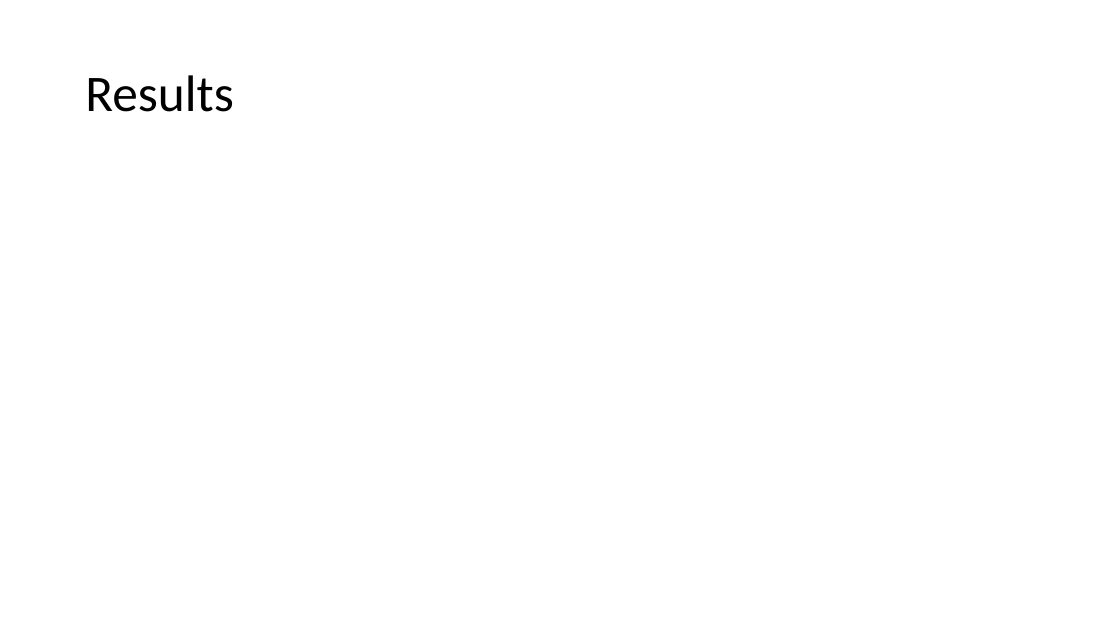
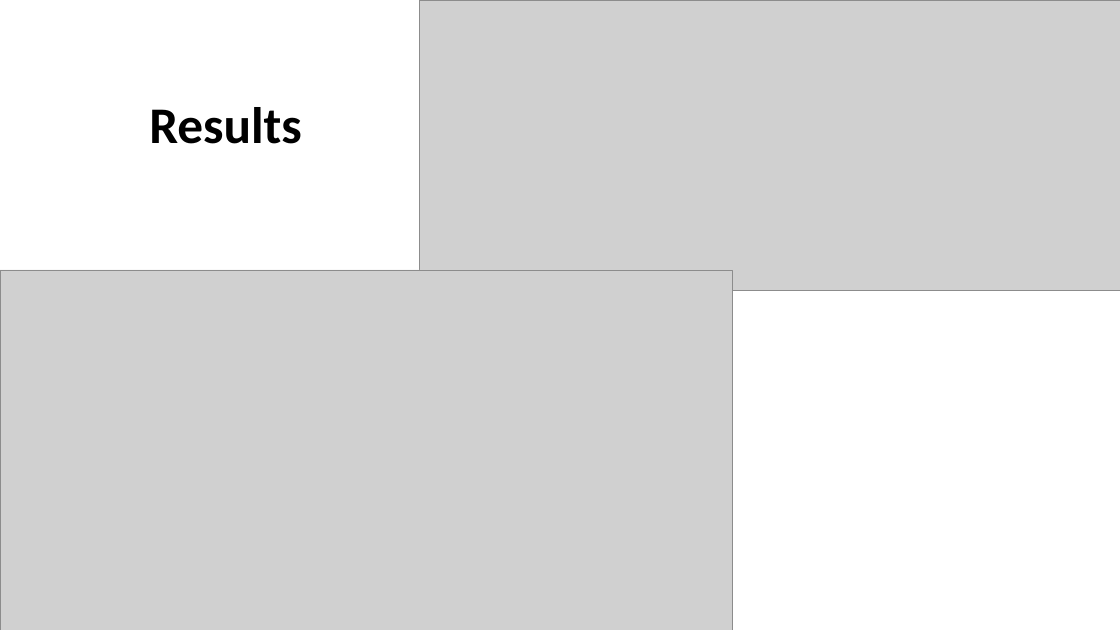
Before and after one commit to evelkey/vahun, a slide deck: slide 6 of Documentation/Autoencoderes kísérletek magyar nyelven.pptx. Drawn at 1120x630 pixels with LibreOffice and Linux fonts; fonts in the diff are those of the drawing; grey boxes stand for pictures. Boxes give left, top, right and bottom in pixels: in the first picture for what was removed or moved away, otherwise in the second. Text is boxed around its words. In the diff, an @@ line names an element or a change of style, - is before the commit and + after.

```diff
--- a/Documentation/Autoencoderes kísérletek magyar nyelven.pptx
+++ b/Documentation/Autoencoderes kísérletek magyar nyelven.pptx
@@ picture added at bbox=[420, 0, 1120, 290] @@
@@ title "Results": place and size @@
-title "Results" at bbox=[85, 75, 234, 112]
+title "Results" at bbox=[149, 107, 302, 144]
@@ title "Results" at bbox=[149, 107, 302, 144]: bold on @@
@@ picture added at bbox=[0, 270, 733, 630] @@
```
Also in this commit, not shown: 5 other slides changed, 2 slides added, 4 slides removed, 1 other file.
